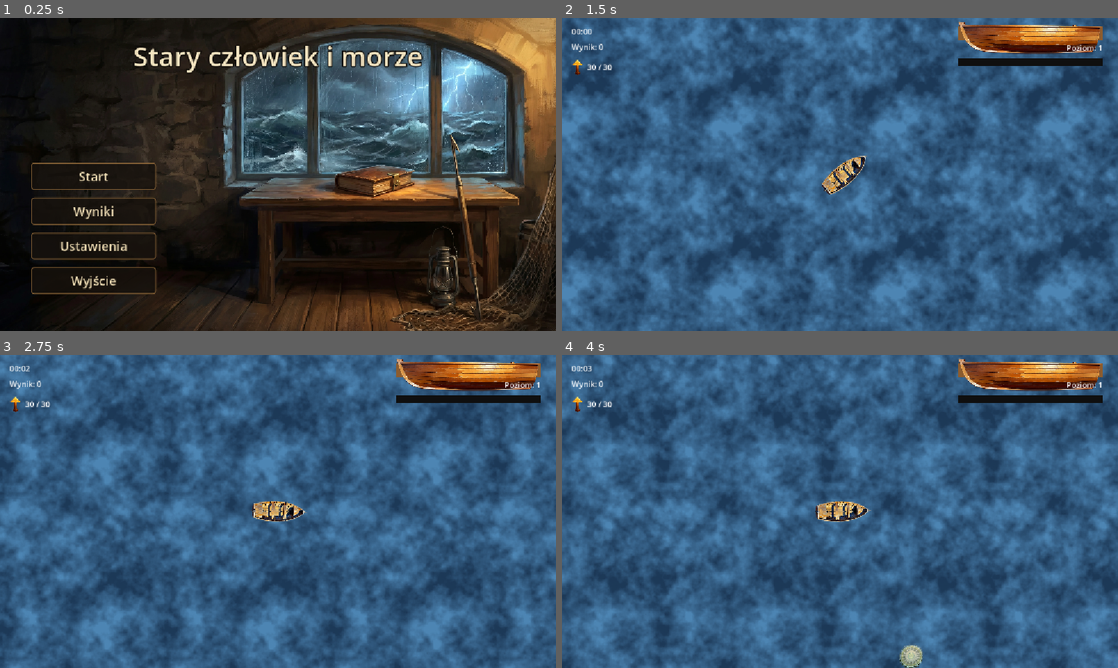
Above: before the commit, frames 1-4 (two rows, left to right).
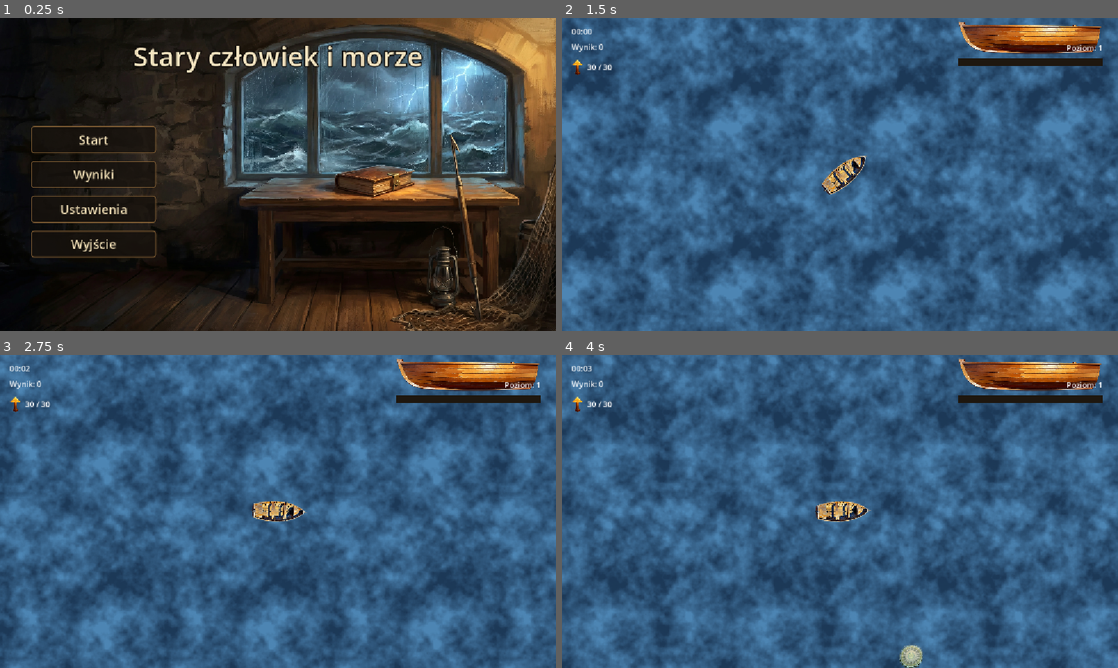
Above: after the commit, the same moments.

Repository: stap1/SCIM
Game: Godot game, scene res://scenes/MainMenu.tscn
Two runs of this game, one before a commit and one after it. Both use one fixed random seed, a clock stepped at 60 frames per second and the inputs below.
Inputs (mouse positions are in pixels of both pictures, inside the frame that each line leads up to):
- Up to frame 1 (0.25 s): no input
- Up to frame 2 (1.5 s): click "Start" at 0.5 s; tap Enter at 1.25 s; move the mouse to (962, 158) at 1.27 s; hold D (move_right) from 1.28 s (still down); hold Shift from 1.28 s (still down); click (962, 158) at 1.42 s
- Up to frame 3 (2.75 s): release D (move_right) at 2 s; release Shift at 2 s; drag from (166, 527) to (294, 511) at 2.02 s
- Up to frame 4 (4 s): move the mouse to (895, 442) at 2.77 s; hold D (move_right) 2.78-3.5 s; tap Ctrl at 2.85 s; drag from (812, 574) to (673, 464) at 3.52 s

The runs differ from the first frame. In frame 1, 2.6% of the frame differs, in the area x 5-29%, y 34-89%; in frame 2, less than 0.1%; in frame 3, less than 0.1%; in frame 4, less than 0.1%.

Commit message:
fix(gameplay/gfx): bug obrazen na starcie, pasek bossa, naturalne ryby, HP gracza, paleta
1. Bug obrazen na nieruchomej lodzi (przyczyna realna, zdiagnozowana debugiem): spawner
   robil add_child PRZED ustawieniem global_position -> przez 1 klatke wrog byl w lokalnym
   (0,0)=pozycja Main (~lodz) -> falszywe nalozenie na Hurtbox -> natychmiastowy cios z
   odleglosci ~760px. Fix: pozycja PRZEZ add_child (to_local) we wszystkich spawnach
   (wrogowie/orby/deski/boss). Grace period byl tylko obejsciem.
3. Pasek HP bossa: byl dzieckiem obracanego ciala -> obracal sie i ladowal na bossie.
   Teraz pod Node2D-kotwica kontr-rotowana (global_rotation=0) i wyzej - poziomo nad bossem.
2. Ryby plynace naturalnie: shader undulacja z glowa ~nieruchoma, amplituda rosnie ku
   ogonowi (pow), fala biegnaca - bez przeciwfazy glowa<->ogon (wygladala nienaturalnie);
   zmniejszony idle-sway.
4. Pasek HP gracza: jeden czytelny wskaznik = ilustracja kadluba (shader hull_health):
   plynny BLEND 5 klatek uszkodzen (bez twardych progow), desaturacja wg %, kolorowe
   zapelnienie na lodce. Ukryty zbedny ProgressBar. Usuniety hull_damage.gdshader.
5. Glosnosci SFX: spawn wrogow gral na busie Master (suwak SFX go nie kontrolowal) +
   niespojne volume_db (5.4/4.9/0) -> bus=SFX i ujednolicone +5.0. Tabela: SCIM_Project_Docs.
6. Przyciski menu wyzej (na sciane); paleta: zloty pasek XP (zamiast niebieskiego ginacego
   w wodzie), cieple tlo + motyw drewna na ekranie level-up.

GUT 285/285, smoke czysty.

Co-Authored-By: Claude Opus 4.8 <noreply@anthropic.com>

Diff:
--- a/resources/fish_swim.tres
+++ b/resources/fish_swim.tres
@@ -4,10 +4,9 @@
 
 [resource]
 shader = ExtResource("1_swim")
-shader_parameter/swim_speed = 7.0
-shader_parameter/swim_amp = 9.0
-shader_parameter/head_amp = 2.0
+shader_parameter/swim_speed = 5.0
+shader_parameter/swim_amp = 10.0
 shader_parameter/swim_freq = 0.05
-shader_parameter/body_wave = 2.6
+shader_parameter/body_wave = 1.5
 shader_parameter/head_y = -90.0
 shader_parameter/tail_y = 110.0
--- a/scenes/MainMenu.tscn
+++ b/scenes/MainMenu.tscn
@@ -41,9 +41,9 @@
 [node name="Menu" type="VBoxContainer" parent="."]
 layout_mode = 0
 offset_left = 64.0
-offset_top = 300.0
+offset_top = 224.0
 offset_right = 324.0
-offset_bottom = 556.0
+offset_bottom = 470.0
 theme = ExtResource("3_theme")
 theme_override_constants/separation = 16
 
--- a/scenes/enemies/barracuda.tscn
+++ b/scenes/enemies/barracuda.tscn
@@ -29,6 +29,8 @@
 
 [node name="SpawnSound" type="AudioStreamPlayer2D" parent="." unique_id=576859954]
 stream = ExtResource("3_spawn")
+volume_db = 5.0
+bus = &"SFX"
 
 [node name="EnemyIdle" type="Node" parent="."]
 script = ExtResource("4_idle")
--- a/scenes/enemies/enemy.tscn
+++ b/scenes/enemies/enemy.tscn
@@ -24,7 +24,8 @@
 
 [node name="SpawnSound" type="AudioStreamPlayer2D" parent="." unique_id=481440860]
 stream = ExtResource("3_38ino")
-volume_db = 5.402
+volume_db = 5.0
+bus = &"SFX"
 
 [node name="EnemyIdle" type="Node" parent="."]
 script = ExtResource("5_idle")
--- a/scenes/enemies/motor_boat.tscn
+++ b/scenes/enemies/motor_boat.tscn
@@ -30,11 +30,13 @@
 [node name="CollisionShape2D" type="CollisionShape2D" parent="."]
 shape = SubResource("CircleShape2D_boss")
 
-[node name="HpBar" type="ProgressBar" parent="."]
-offset_left = -50.0
-offset_top = -72.0
-offset_right = 50.0
-offset_bottom = -60.0
+[node name="BarAnchor" type="Node2D" parent="."]
+
+[node name="HpBar" type="ProgressBar" parent="BarAnchor"]
+offset_left = -60.0
+offset_top = -165.0
+offset_right = 60.0
+offset_bottom = -151.0
 max_value = 300.0
 value = 300.0
 show_percentage = false
--- a/scenes/enemies/shark.tscn
+++ b/scenes/enemies/shark.tscn
@@ -29,7 +29,8 @@
 
 [node name="SpawnSound" type="AudioStreamPlayer2D" parent="." unique_id=324359798]
 stream = ExtResource("3_04l7l")
-volume_db = 4.917
+volume_db = 5.0
+bus = &"SFX"
 
 [node name="EnemyIdle" type="Node" parent="."]
 script = ExtResource("4_idle")
--- a/scenes/ui/hud.tscn
+++ b/scenes/ui/hud.tscn
@@ -1,12 +1,22 @@
-[gd_scene load_steps=9 format=3 uid="uid://bgujj5qrm2th"]
+[gd_scene load_steps=14 format=3 uid="uid://bgujj5qrm2th"]
 
 [ext_resource type="Script" uid="uid://dqu5vvnkxrtml" path="res://scripts/ui/hud.gd" id="1_0mwgc"]
 [ext_resource type="Texture2D" uid="uid://lqt8gisgb46e" path="res://assets/hud_ammo_icon.png" id="2_ammo"]
-[ext_resource type="Shader" path="res://shaders/hull_damage.gdshader" id="3_hull"]
+[ext_resource type="Shader" path="res://shaders/hull_health.gdshader" id="3_hull"]
+[ext_resource type="Texture2D" uid="uid://b4470eyu28epw" path="res://assets/hull_hp_0.png" id="4_h0"]
+[ext_resource type="Texture2D" uid="uid://dti00pkmqhqjx" path="res://assets/hull_hp_1.png" id="5_h1"]
+[ext_resource type="Texture2D" uid="uid://de2cj7tmu35ca" path="res://assets/hull_hp_2.png" id="6_h2"]
+[ext_resource type="Texture2D" uid="uid://d1jd46gujdege" path="res://assets/hull_hp_3.png" id="7_h3"]
+[ext_resource type="Texture2D" uid="uid://duwiroiv03g80" path="res://assets/hull_hp_4.png" id="8_h4"]
 
 [sub_resource type="ShaderMaterial" id="SM_hull"]
 shader = ExtResource("3_hull")
-shader_parameter/damage = 0.0
+shader_parameter/health = 1.0
+shader_parameter/s0 = ExtResource("4_h0")
+shader_parameter/s1 = ExtResource("5_h1")
+shader_parameter/s2 = ExtResource("6_h2")
+shader_parameter/s3 = ExtResource("7_h3")
+shader_parameter/s4 = ExtResource("8_h4")
 
 [sub_resource type="StyleBoxFlat" id="SB_bg"]
 bg_color = Color(0.06, 0.06, 0.06, 1)
@@ -15,10 +25,10 @@
 bg_color = Color(0.74, 0.1554, 0.1554, 1)
 
 [sub_resource type="StyleBoxFlat" id="SB_xp_bg"]
-bg_color = Color(0.06, 0.06, 0.06, 1)
+bg_color = Color(0.12, 0.09, 0.06, 1)
 
 [sub_resource type="StyleBoxFlat" id="SB_xp_fill"]
-bg_color = Color(0.27, 0.62, 0.9, 1)
+bg_color = Color(0.95, 0.78, 0.32, 1)
 
 [node name="HUD" type="CanvasLayer" unique_id=1219351022]
 script = ExtResource("1_0mwgc")
@@ -38,6 +48,7 @@
 text = "Wynik: 0"
 
 [node name="HealthBar" type="ProgressBar" parent="."]
+visible = false
 anchor_left = 1.0
 anchor_right = 1.0
 offset_left = -332.0
@@ -51,6 +62,7 @@
 theme_override_styles/fill = SubResource("SB_fill")
 
 [node name="HullSprite" type="TextureRect" parent="."]
+texture = ExtResource("4_h0")
 material = SubResource("SM_hull")
 anchor_left = 1.0
 anchor_right = 1.0
--- a/scenes/ui/level_up.tscn
+++ b/scenes/ui/level_up.tscn
@@ -1,6 +1,7 @@
-[gd_scene load_steps=2 format=3]
+[gd_scene load_steps=3 format=3]
 
 [ext_resource type="Script" path="res://scripts/ui/level_up.gd" id="1_lu"]
+[ext_resource type="Theme" path="res://resources/main_menu_theme.tres" id="2_theme"]
 
 [node name="LevelUp" type="CanvasLayer"]
 layer = 5
@@ -19,12 +20,13 @@
 anchors_preset = 15
 anchor_right = 1.0
 anchor_bottom = 1.0
+theme = ExtResource("2_theme")
 
 [node name="Background" type="ColorRect" parent="Panel"]
 anchors_preset = 15
 anchor_right = 1.0
 anchor_bottom = 1.0
-color = Color(0.05, 0.05, 0.1, 0.85)
+color = Color(0.07, 0.05, 0.04, 0.9)
 
 [node name="Title" type="Label" parent="Panel"]
 anchor_right = 1.0
--- a/scripts/globals/game_config.gd
+++ b/scripts/globals/game_config.gd
@@ -74,8 +74,8 @@
 # --- Juice (FAZA 5): animacje "zycia" obiektow (kosmetyka Tweenow, nie balans rozgrywki) ---
 # Idle wrogow: bob (px, pion) + sway (rad, obrot) Sprite'a, profil per typ wroga.
 const ENEMY_IDLE := {
-	"barracuda": {"bob_amount": 1.5, "bob_period": 0.45, "sway_amount": 0.13, "sway_period": 0.5},
-	"shark": {"bob_amount": 2.5, "bob_period": 1.6, "sway_amount": 0.09, "sway_period": 1.4},
+	"barracuda": {"bob_amount": 1.2, "bob_period": 0.5, "sway_amount": 0.04, "sway_period": 0.7},
+	"shark": {"bob_amount": 2.0, "bob_period": 1.7, "sway_amount": 0.03, "sway_period": 1.8},
 	# Meduza: wyrazny plyw gora-dol, bez kolysania (sway 0) - shader wobble robi galaretowatosc.
 	"jellyfish": {"bob_amount": 5.0, "bob_period": 2.2, "sway_amount": 0.0, "sway_period": 1.0},
 }
--- a/scripts/systems/enemy_spawner.gd
+++ b/scripts/systems/enemy_spawner.gd
@@ -81,8 +81,10 @@
 		pos += player.global_position - vp_size / 2.0
 
 	var enemy := scene.instantiate()
+	# Pozycja PRZED add_child: inaczej przez 1 klatke fizyki wrog jest w lokalnym (0,0) =
+	# pozycja Main (~lodz), co daje falszywe nalozenie na Hurtbox i natychmiastowy cios (bug #1).
+	enemy.position = get_parent().to_local(pos)
 	get_parent().add_child(enemy)
-	enemy.global_position = pos
 	if player != null and enemy.has_method("set_target"):
 		enemy.set_target(player)
 	if enemy.has_signal("died"):
@@ -106,11 +108,13 @@
 			GameState.add_xp(value_each)
 			continue
 		var orb := XpOrbScene.instantiate()
-		orb.xp_value = value_each
-		get_parent().add_child(orb)
+		orb.xp_value = value_each  # przed add_child (gruby orb skaluje sie w _ready)
 		var angle := randf() * TAU
 		var radius := sqrt(randf()) * GameConfig.XP_ORB_SCATTER_RADIUS
-		orb.global_position = center + Vector2(radius, 0.0).rotated(angle)
+		# Pozycja przed add_child - inaczej orb przez klatke jest w origin (~lodz) i moglby
+		# zostac od razu zebrany.
+		orb.position = get_parent().to_local(center + Vector2(radius, 0.0).rotated(angle))
+		get_parent().add_child(orb)
 
 func _orb_count() -> int:
 	return get_tree().get_nodes_in_group("xp_orbs").size()
@@ -132,8 +136,8 @@
 	var angle := randf() * TAU
 	var dist := randf_range(200.0, 400.0)
 	var plank := HealPlankScene.instantiate()
+	plank.position = get_parent().to_local(player.global_position + Vector2(dist, 0.0).rotated(angle))
 	get_parent().add_child(plank)
-	plank.global_position = player.global_position + Vector2(dist, 0.0).rotated(angle)
 
 # --- Mini-boss ---
 
@@ -156,9 +160,10 @@
 func _spawn_boss() -> void:
 	var player := get_tree().get_first_node_in_group("player")
 	var boss := MotorBoatScene.instantiate()
+	if player != null:
+		boss.position = get_parent().to_local(player.global_position + Vector2(0, -350))
 	get_parent().add_child(boss)
 	if player != null:
-		boss.global_position = player.global_position + Vector2(0, -350)
 		if boss.has_method("set_target"):
 			boss.set_target(player)
 	if boss.has_signal("boss_defeated"):
--- a/scripts/systems/motor_boat.gd
+++ b/scripts/systems/motor_boat.gd
@@ -27,7 +27,9 @@
 ## gracz, ktory odejdzie po rozpoczeciu telegrafu, nie zostanie trafiony.
 var _charge_target: Vector2 = Vector2.ZERO
 
-@onready var hp_bar: ProgressBar = get_node_or_null("HpBar")
+@onready var hp_bar: ProgressBar = get_node_or_null("BarAnchor/HpBar")
+## Kotwica paska HP - kontr-rotowana, by pasek trzymal sie poziomo nad bossem (nie obracal sie z cialem).
+@onready var _bar_anchor: Node2D = get_node_or_null("BarAnchor")
 ## Wizualny telegraf szarzy (G4): additywny stozek, dziecko ciala - obraca sie z bossem,
 ## wiec celuje tam, gdzie natrze. Ukryty poza wind-upem.
 @onready var _telegraph: Sprite2D = get_node_or_null("Telegraph")
@@ -60,6 +62,8 @@
 	if GameState.is_paused or GameState.is_game_over:
 		return
 	_face_aim(delta) # obrot dziala w KAZDEJ fazie (sledzenie i szarza)
+	if _bar_anchor != null:
+		_bar_anchor.global_rotation = 0.0  # pasek HP poziomo, nie obraca sie z bossem
 	# Swobodny ruch (sledzenie) tylko w fazie TRACK; telegraf zatrzymuje, szarza steruje Tweenem.
 	if is_locked(phase):
 		return
--- a/scripts/ui/hud.gd
+++ b/scripts/ui/hud.gd
@@ -14,15 +14,7 @@
 # Pasek HP jako drewniany kadlub: im nizsze HP, tym bardziej "spekany" (etap 0 = caly).
 # Docelowo etap -> klatka hull_hp_<stage>.png; do czasu artu placeholder = barwa wypelnienia.
 const HULL_STAGES: int = 5
-const HULL_HEALTHY := Color(0.55, 0.36, 0.18)  # zdrowe drewno (placeholder barwy)
-const HULL_CRITICAL := Color(0.66, 0.13, 0.10)  # roztrzaskany - czerwien alarmu
-const HULL_TEX_PATHS: Array[String] = [
-	"res://assets/hull_hp_0.png", "res://assets/hull_hp_1.png", "res://assets/hull_hp_2.png",
-	"res://assets/hull_hp_3.png", "res://assets/hull_hp_4.png",
-]
-var _hull_fill: StyleBoxFlat
 var _hull_sprite: TextureRect
-var _hull_textures: Array = []
 
 func _ready() -> void:
 	GameState.health_changed.connect(_on_health_changed)
@@ -34,20 +26,12 @@
 	if boss_warning:
 		boss_warning.hide()
 
-	# Pasek HP jako kadlub: preload 5 klatek (graceful null gdy brak pliku - wtedy zostaje
-	# ProgressBar z barwa jako fallback).
+	# Pasek HP gracza: ilustracja kadluba ze shaderem (blend klatek + desaturacja + zapelnienie).
 	_hull_sprite = get_node_or_null("HullSprite")
-	for p in HULL_TEX_PATHS:
-		_hull_textures.append(load(p) if ResourceLoader.exists(p) else null)
 
 	# Inicjalizacja z aktualnego stanu (niezalezna od kolejnosci _ready scen).
 	if health_bar:
 		health_bar.max_value = GameState.max_health
-		# Wlasna kopia wypelnienia - barwa "kadluba" zmieniana wg etapu zniszczenia.
-		var fill := health_bar.get_theme_stylebox("fill")
-		if fill:
-			_hull_fill = fill.duplicate()
-			health_bar.add_theme_stylebox_override("fill", _hull_fill)
 	_on_health_changed(GameState.health)
 	_on_time_changed(GameState.time)
 	_on_score_changed(GameState.score)
@@ -71,17 +55,9 @@
 	health_bar.value = new_health
 	var max_hp: float = health_bar.max_value if health_bar.max_value > 0.0 else 1.0
 	var frac: float = clampf(new_health / max_hp, 0.0, 1.0)
-	# Etap zniszczenia kadluba (0 = caly, 4 = roztrzaskany) - progowa klatka.
-	var stage := hull_stage(new_health, health_bar.max_value, HULL_STAGES)
-	# Klatka kadluba wg etapu (gdy art dostepny); inaczej barwa wypelnienia jako fallback.
-	if _hull_sprite and stage < _hull_textures.size() and _hull_textures[stage] != null:
-		_hull_sprite.texture = _hull_textures[stage]
-	# Analogowy wskaznik: ciagla desaturacja sprite'a wg % HP (plynnie miedzy progami).
+	# Shader kadluba sam blenduje klatki uszkodzen, desaturuje i rysuje zapelnienie wg % HP.
 	if _hull_sprite and _hull_sprite.material is ShaderMaterial:
-		_hull_sprite.material.set_shader_parameter("damage", 1.0 - frac)
-	if _hull_fill:
-		var t := float(stage) / float(HULL_STAGES - 1)
-		_hull_fill.bg_color = HULL_HEALTHY.lerp(HULL_CRITICAL, t)
+		_hull_sprite.material.set_shader_parameter("health", frac)
 
 func _on_time_changed(new_time: float) -> void:
 	if time_label:
--- a/shaders/fish_swim.gdshader
+++ b/shaders/fish_swim.gdshader
@@ -1,25 +1,24 @@
 shader_type canvas_item;
 
-// "Rybi" ruch wroga: undulacja ciala (fala biegnaca od glowy do ogona). Glowa i ogon
-// machaja w PRZECIWFAZIE (body_wave) -> cialo wygina sie w S jak plynaca ryba, a ogon
-// macha najmocniej (amp rosnie ku dolowi sprite'a). Faza zalezy od pozycji swiatowej
-// (world.x) -> kazda ryba plynie w innym rytmie, mimo JEDNEGO wspoldzielonego materialu.
+// Naturalne plyniecie ryby (karangiform): GLOWA niemal nieruchoma, amplituda undulacji
+// ROSNIE ku ogonowi (pow(along,1.6)), a fala biegnie od glowy do ogona (body_wave to
+// opoznienie fazy). Bez przeciwfazy glowa<->ogon (to wygladalo nienaturalnie). Faza zalezna
+// od pozycji swiatowej (world.x) -> kazda ryba w innym rytmie, jeden wspoldzielony material.
 //
-// Wydajnosc: tylko vertex(), bez fragment(); Sprite2D = 4 wierzcholki -> koszt znikomy
-// nawet dla setek ryb. Compatibility-safe (pojedynczy sin, bez petli/pochodnych).
+// Wydajnosc: tylko vertex(), bez fragment(); Sprite2D = 4 wierzcholki -> koszt znikomy.
+// Compatibility-safe (pojedynczy sin, bez petli/pochodnych).
 
-uniform float swim_speed = 7.0;   // tempo machania
-uniform float swim_amp = 9.0;     // amplituda ogona (px)
-uniform float head_amp = 2.0;     // amplituda glowy (mniejsza, przeciwna faza)
+uniform float swim_speed = 5.0;   // tempo machania ogonem
+uniform float swim_amp = 10.0;    // maks. amplituda (ogon), px
 uniform float swim_freq = 0.05;   // rozjazd fazy wg pozycji swiatowej (desync ryb)
-uniform float body_wave = 2.6;    // przesuniecie fazy glowa->ogon (wygiecie S)
+uniform float body_wave = 1.5;    // opoznienie fazy glowa->ogon (fala biegnaca)
 uniform float head_y = -90.0;     // gora sprite'a (glowa)
 uniform float tail_y = 110.0;     // dol sprite'a (ogon)
 
 void vertex() {
 	vec2 world = (MODEL_MATRIX * vec4(VERTEX, 0.0, 1.0)).xy;
-	float along = smoothstep(head_y, tail_y, VERTEX.y);   // 0 = glowa, 1 = ogon
+	float along = clamp(smoothstep(head_y, tail_y, VERTEX.y), 0.0, 1.0);  // 0 glowa, 1 ogon
 	float wave = sin(TIME * swim_speed + world.x * swim_freq - along * body_wave);
-	float amp = mix(head_amp, swim_amp, along);           // glowa lekko, ogon mocno
+	float amp = swim_amp * pow(along, 1.6);  // glowa ~nieruchoma, ogon macha najmocniej
 	VERTEX.x += wave * amp;
 }
--- a/shaders/hull_damage.gdshader
+++ /dev/null
@@ -1,15 +0,0 @@
-shader_type canvas_item;
-
-// Analogowy wskaznik HP na sprite kadluba: im wiekszy "damage" (0=pelne HP, 1=zero), tym
-// mocniejsza desaturacja + ciemniejszy/czerwonawy ton. Dziala plynnie miedzy progowymi
-// klatkami hull_hp_<stage>, dajac ciagle sprzezenie zwrotne.
-
-uniform float damage : hint_range(0.0, 1.0) = 0.0;
-
-void fragment() {
-	vec4 c = texture(TEXTURE, UV);
-	float lum = dot(c.rgb, vec3(0.299, 0.587, 0.114));
-	vec3 col = mix(c.rgb, vec3(lum), clamp(damage * 0.85, 0.0, 1.0));   // desaturacja wg %
-	col = mix(col, col * vec3(1.05, 0.6, 0.55), clamp(damage * 0.6, 0.0, 1.0)); // ciemny czerwonawy ton
-	COLOR = vec4(col, c.a);
-}
--- /dev/null
+++ b/shaders/hull_health.gdshader
@@ -0,0 +1,40 @@
+shader_type canvas_item;
+
+// Zunifikowany wskaznik HP gracza NA ilustracji kadluba:
+//  1) PLYNNY blend 5 klatek uszkodzen wg % HP (bez twardych progow),
+//  2) desaturacja rosnaca z utrata HP,
+//  3) "zapelnienie" - czesc kadluba do poziomu HP pelnokolorowa, reszta przyciemniona.
+// Wszystkie 5 tekstur probkowane bezwarunkowo (bezpieczne w Compatibility), wybor przez ?:.
+
+uniform sampler2D s0;
+uniform sampler2D s1;
+uniform sampler2D s2;
+uniform sampler2D s3;
+uniform sampler2D s4;
+uniform float health : hint_range(0.0, 1.0) = 1.0;
+
+void fragment() {
+	float dmg = clamp(1.0 - health, 0.0, 1.0);
+	float sf = dmg * 4.0;          // 0 (cale) .. 4 (roztrzaskane)
+	float fi = floor(sf);
+	float f = sf - fi;
+
+	vec4 t0 = texture(s0, UV);
+	vec4 t1 = texture(s1, UV);
+	vec4 t2 = texture(s2, UV);
+	vec4 t3 = texture(s3, UV);
+	vec4 t4 = texture(s4, UV);
+
+	vec4 a = fi < 0.5 ? t0 : (fi < 1.5 ? t1 : (fi < 2.5 ? t2 : t3));
+	vec4 b = fi < 0.5 ? t1 : (fi < 1.5 ? t2 : (fi < 2.5 ? t3 : t4));
+	vec4 col = mix(a, b, f);       // plynne przejscie miedzy klatkami uszkodzen
+
+	float lum = dot(col.rgb, vec3(0.299, 0.587, 0.114));
+	col.rgb = mix(col.rgb, vec3(lum), dmg * 0.7);   // desaturacja wg %
+
+	// Zapelnienie poziome: do UV.x == health pelny kolor, dalej przyciemnione (czytelny poziom).
+	float beyond = smoothstep(health - 0.03, health + 0.03, UV.x);
+	col.rgb *= mix(1.0, 0.32, beyond);
+
+	COLOR = vec4(col.rgb, col.a);
+}
--- a/test/test_visual_fx.gd
+++ b/test/test_visual_fx.gd
@@ -55,6 +55,6 @@
 	assert_not_null(hs, "HUD ma HullSprite")
 	if hs:
 		var mat := hs.material as ShaderMaterial
-		assert_not_null(mat, "HullSprite ma ShaderMaterial (analogowa desaturacja)")
+		assert_not_null(mat, "HullSprite ma ShaderMaterial (blend + desaturacja + zapelnienie)")
 		if mat:
-			assert_true(mat.shader.resource_path.ends_with("hull_damage.gdshader"), "uzywa hull_damage.gdshader")
+			assert_true(mat.shader.resource_path.ends_with("hull_health.gdshader"), "uzywa hull_health.gdshader")
Not shown, removed: shaders/hull_damage.gdshader.uid
Not shown, added: shaders/hull_health.gdshader.uid
